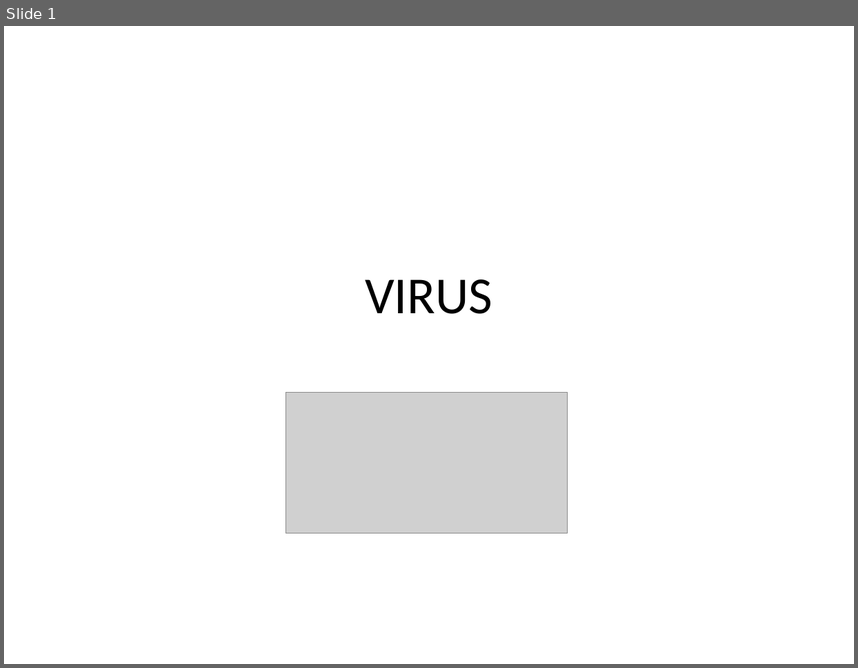
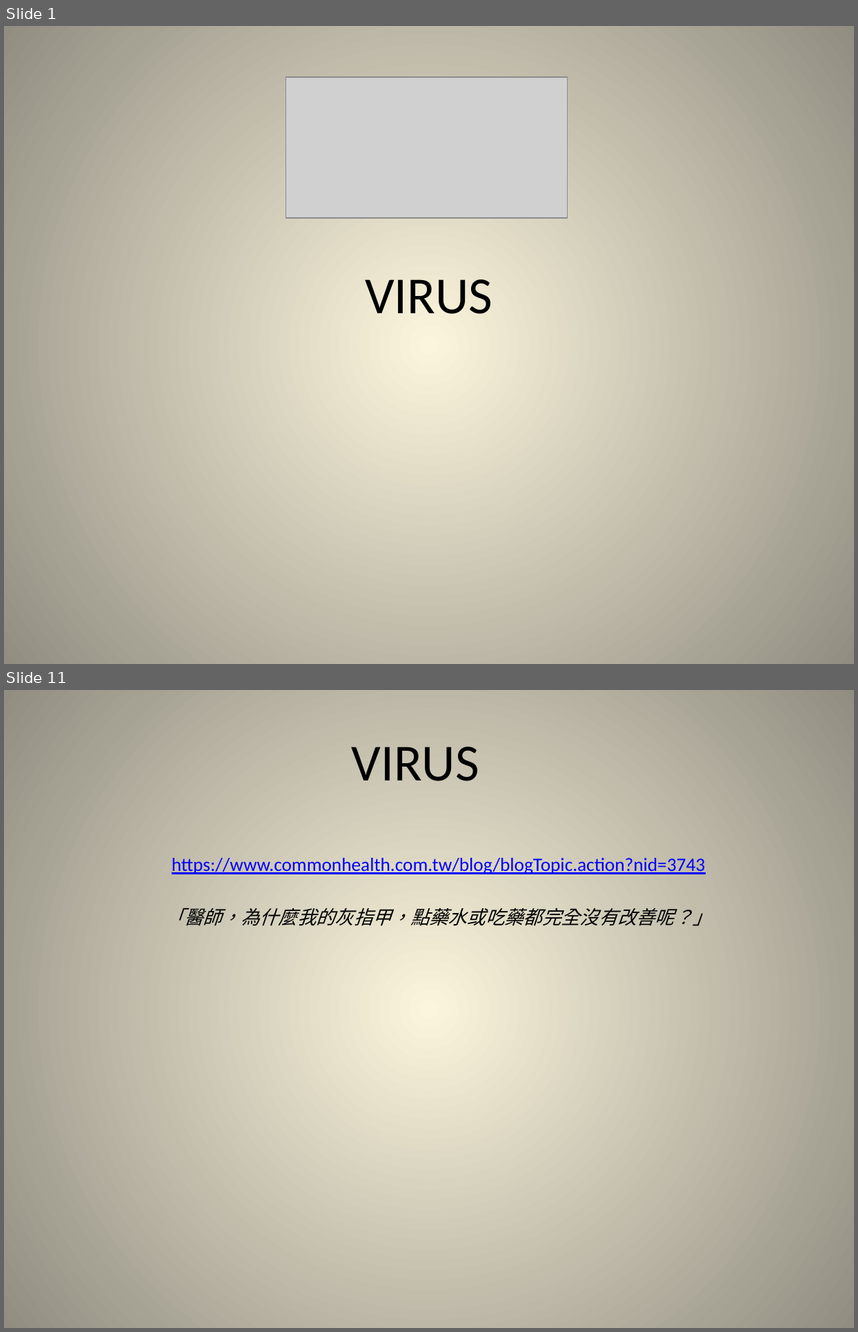
Before and after one commit to kevinlee584/ppt, a slide deck: virus.pptx. Shown one above the other, each under a label of ours: slide 1 before the commit, slides 1 and 11 after it; the slides between them are not shown. The pictures are 858x668 and 858x1332 pixels, drawn with LibreOffice and Linux fonts; fonts in the diff are those of the drawing; grey boxes stand for pictures. Boxes give left, top, right and bottom in pixels: in the first picture for what was removed or moved away, otherwise in the second. Text is boxed around its words. In the diff, an @@ line names an element or a change of style, - is before the commit and + after.

```diff
--- a/virus.pptx
+++ b/virus.pptx
@@ slide 11 added at [4,690,854,1328], background gradient #FCF7DD to #918E81 @@
@@ title added at [351,747,479,781], 44 pt, text #000000 @@
+VIRUS
@@ subtitle added at [165,858,712,926], 16 pt, text #0000FF, underline @@
+https://www.commonhealth.com.tw/blog/blogTopic.action?nid=3743
+「醫師，為什麼我的灰指甲，點藥水或吃藥都完全沒有改善呢？」
@@ slide 1 changed as well @@
@@ background #FFFFFF to gradient #FCF7DD to #918E81 @@
@@ picture: place and size @@
-picture at [286,392,567,534]
+picture at [286,77,567,218]
```
Also in this commit, not shown: 12 other slides added.
